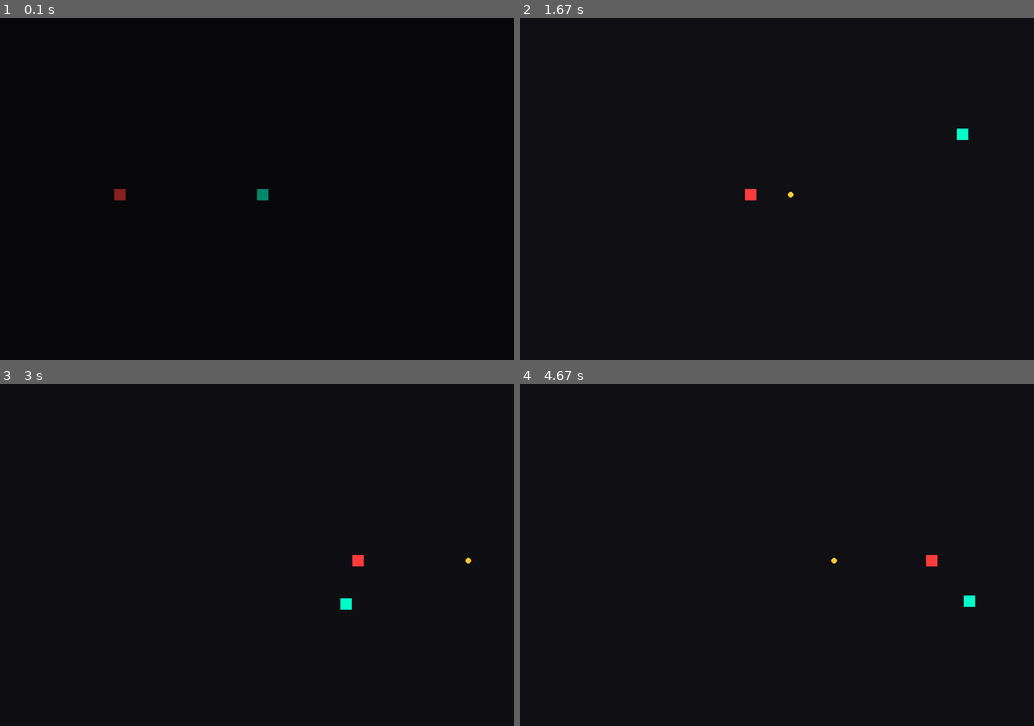
Above: before the commit, frames 1-4 (two rows, left to right).
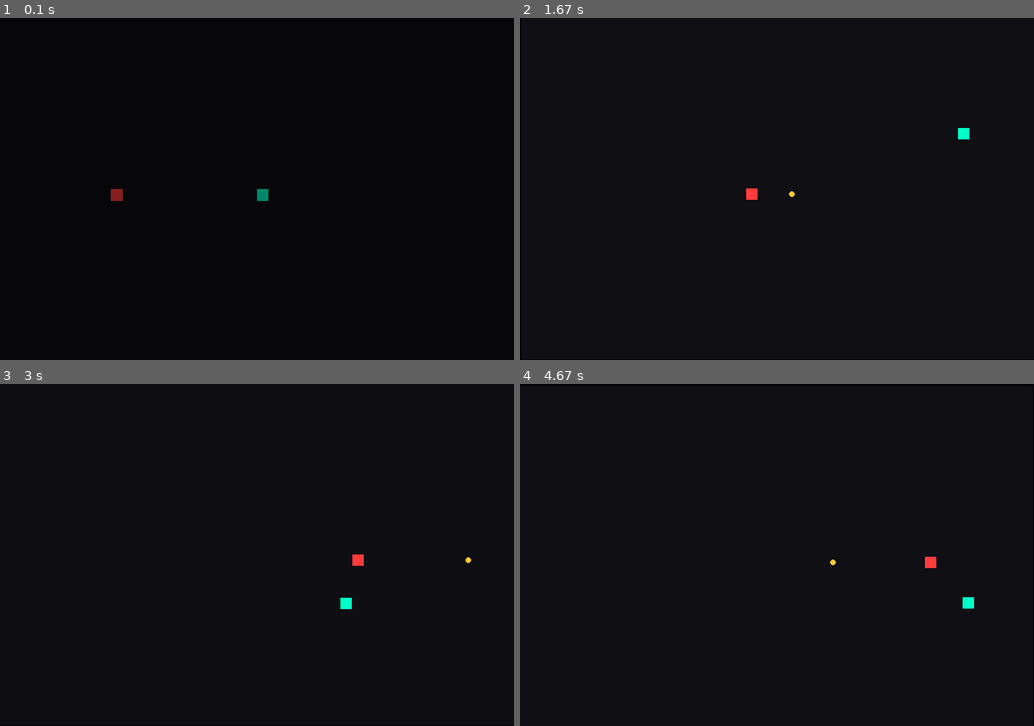
Above: after the commit, the same moments.

Repository: Abhishek-patni/Pygame
Game: pygame game, started from Game_one/time_breaker/main.py
Same seed, same stepped clock (60 frames per second), same inputs: the game is played once before the commit and once after it.
Inputs:
- Up to frame 1 (0.1 s): no input
- Up to frame 2 (1.67 s): tap Space at 0.33, 0.73, 1.03, 1.23, 1.57 s; hold D 0.67-1.13 s; hold W 1.17-1.47 s; hold D from 1.5 s (still down)
- Up to frame 3 (3 s): tap Space at 1.87, 2.07, 2.37, 2.63, 2.97 s; release D at 1.97 s; hold A 2-2.53 s; hold S 2.57-2.87 s; hold A from 2.9 s (still down)
- Up to frame 4 (4.67 s): tap Space at 3.27, 3.4, 3.8, 4.1, 4.47 s; release A at 3.3 s; hold W 3.33-3.7 s; hold D 3.73-4.37 s; hold S from 4.4 s (still down)

The runs differ from the first frame. In frame 1, less than 0.1% of the frame differs, in the area x 21-53%, y 50-54%; in frame 2, less than 0.1%; in frame 3, less than 0.1%; in frame 4, less than 0.1%, in the area x 60-89%, y 50-66%.

Commit message:
Added game shake

Diff:
--- a/Game_one/time_breaker/core/camera.py
+++ b/Game_one/time_breaker/core/camera.py
@@ -0,0 +1,61 @@
+# core/camera.py
+
+import pygame
+import random
+
+class Camera:
+    def __init__(self, width, height):
+        # Screen dimensions
+        self.width = width
+        self.height = height
+
+        # Current zoom level (1 = normal)
+        self.zoom = 1.0
+
+        # Desired zoom level
+        self.target_zoom = 1.0
+
+        # How fast zoom interpolates
+        self.zoom_speed = 5.0
+
+        # Shake strength (0 = no shake)
+        self.shake_strength = 0.0
+
+    def update(self, dt):
+        # Smooth zoom interpolation
+        diff = self.target_zoom - self.zoom
+        self.zoom += diff * min(1, self.zoom_speed * dt)
+
+        # Reduce shake over time
+        self.shake_strength *= 0.9
+
+    def apply(self, surface):
+        # Apply zoom by scaling the surface
+        scaled_width = int(self.width * self.zoom)
+        scaled_height = int(self.height * self.zoom)
+
+        scaled_surface = pygame.transform.scale(
+            surface, (scaled_width, scaled_height)
+        )
+
+        # Calculate shake offset
+        offset_x = random.randint(-int(self.shake_strength), int(self.shake_strength))
+        offset_y = random.randint(-int(self.shake_strength), int(self.shake_strength))
+
+        # Center the camera
+        x = (self.width - scaled_width) // 2 + offset_x
+        y = (self.height - scaled_height) // 2 + offset_y
+
+        return scaled_surface, (x, y)
+
+    def zoom_in(self):
+        # Zoom in slightly (freeze effect)
+        self.target_zoom = 1.08
+
+    def zoom_out(self):
+        # Return to normal zoom
+        self.target_zoom = 1.0
+
+    def shake(self, strength=8):
+        # Trigger camera shake
+        self.shake_strength = strength
--- a/Game_one/time_breaker/game.py
+++ b/Game_one/time_breaker/game.py
@@ -5,6 +5,7 @@
 from player.player import Player
 from enemies.enemy import Enemy
 from clock import TimeController
+from core.camera import Camera
 
 
 class Game:
@@ -12,107 +13,129 @@
         # Initialize pygame
         pygame.init()
 
-        # Create game window
+        # Main window
         self.screen = pygame.display.set_mode((WIDTH, HEIGHT))
         pygame.display.set_caption("TIME BREAKER")
 
-        # Clock to control FPS
+        # Clock for FPS control
         self.clock = pygame.time.Clock()
 
-        # Main game loop flag
+        # Game loop flag
         self.running = True
 
-        # Global time controller (freeze / slow / normal)
+        # Global time controller
         self.time = TimeController()
 
-        # Create player at screen center
+        # Camera system
+        self.camera = Camera(WIDTH, HEIGHT)
+
+        # World surface (everything is drawn here first)
+        self.world_surface = pygame.Surface((WIDTH, HEIGHT))
+
+        # Player and enemy
         self.player = Player(WIDTH // 2, HEIGHT // 2)
-
-        # Create enemy
         self.enemy = Enemy(200, HEIGHT // 2)
 
     def run(self):
         # Main game loop
         while self.running:
-            # Real time passed since last frame (seconds)
+            # Real delta time (seconds)
             real_dt = self.clock.tick(FPS) / 1000
 
-            # Handle window events (quit, etc.)
+            # Handle quit events
             self.handle_events()
 
             # Update game logic
             self.update(real_dt)
 
-            # Draw everything
+            # Render frame
             self.render()
 
-        # Clean exit
         pygame.quit()
 
     def handle_events(self):
-        # Handle pygame events
+        # Process pygame events
         for event in pygame.event.get():
             if event.type == pygame.QUIT:
                 self.running = False
 
     def update(self, real_dt):
-        # Decide if time should flow based on player intent
-        # Decide how time should behave
+        # ----- TIME DECISION LOGIC -----
         if self.player.dashing:
-            self.time.surge()        # Dash → time surge
+            self.time.surge()          # Dash → time surge
         elif self.player.is_moving():
-            self.time.normal()       # Movement → normal time
+            self.time.normal()         # Moving → normal time
         else:
-            self.time.freeze()       # Still → freeze time
+            self.time.freeze()         # Still → freeze time
 
-        # Convert real time into game-controlled time
+        # Convert real time to game-controlled time
         game_dt = self.time.update(real_dt)
 
         # Update entities using GAME time
         self.player.update(game_dt)
         self.enemy.update(game_dt)
 
-        # Check if player is hit by any bullet
+        # Check death
         if self.check_death():
             self.reset()
 
+        # ----- CAMERA LOGIC -----
+        self.camera.update(real_dt)
+
+        # Zoom reacts to time state
+        if self.time.current_scale < 0.2:
+            self.camera.zoom_in()
+        else:
+            self.camera.zoom_out()
+
+        # Dash causes camera shake
+        if self.player.dashing:
+            self.camera.shake(10)
+
     def check_death(self):
-        # Get player collision rectangle
+        # Player collision box
         player_rect = self.player.get_rect()
 
-        # Check collision with each bullet
+        # Check bullet collisions
         for bullet in self.enemy.bullets:
             if player_rect.colliderect(bullet.get_rect()):
-                return True  # Player died
+                return True
 
-        return False  # Player still alive
+        return False
 
     def reset(self):
-        # Recreate player (clears old state)
+        # Reset player and enemy
         self.player = Player(WIDTH // 2, HEIGHT // 2)
-
-        # Recreate enemy (clears bullets)
         self.enemy = Enemy(200, HEIGHT // 2)
 
         # Freeze time after reset
         self.time.freeze()
 
     def render(self):
+        # Clear world surface
+        self.world_surface.fill(BG_COLOR)
+
+        # Draw game objects onto world surface
+        self.player.draw(self.world_surface)
+        self.enemy.draw(self.world_surface)
+
+        # Draw freeze overlay onto world surface
+        self.draw_time_overlay(self.world_surface)
+
+        # Apply camera transform
+        final_surface, position = self.camera.apply(self.world_surface)
+
         # Clear screen
-        self.screen.fill(BG_COLOR)
+        self.screen.fill((0, 0, 0))
 
-        # Draw game objects
-        self.player.draw(self.screen)
-        self.enemy.draw(self.screen)
-
-        # Draw time freeze overlay (polish)
-        self.draw_time_overlay()
+        # Draw camera-transformed scene
+        self.screen.blit(final_surface, position)
 
         # Update display
         pygame.display.flip()
 
-    def draw_time_overlay(self):
-        # Darken screen as time slows down
+    def draw_time_overlay(self, surface):
+        # Darken screen as time slows
         intensity = int((1 - self.time.current_scale) * 120)
 
         if intensity <= 0:
@@ -121,4 +144,4 @@
         overlay = pygame.Surface((WIDTH, HEIGHT))
         overlay.set_alpha(intensity)
         overlay.fill((0, 0, 0))
-        self.screen.blit(overlay, (0, 0))
+        surface.blit(overlay, (0, 0))
